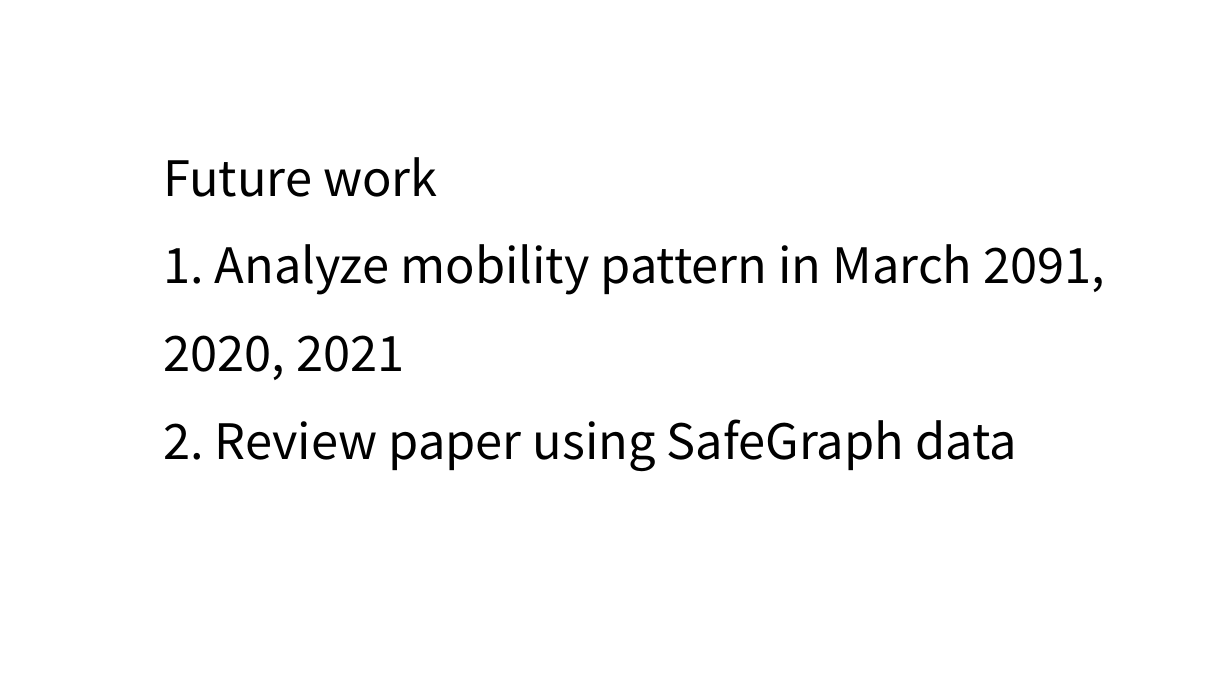
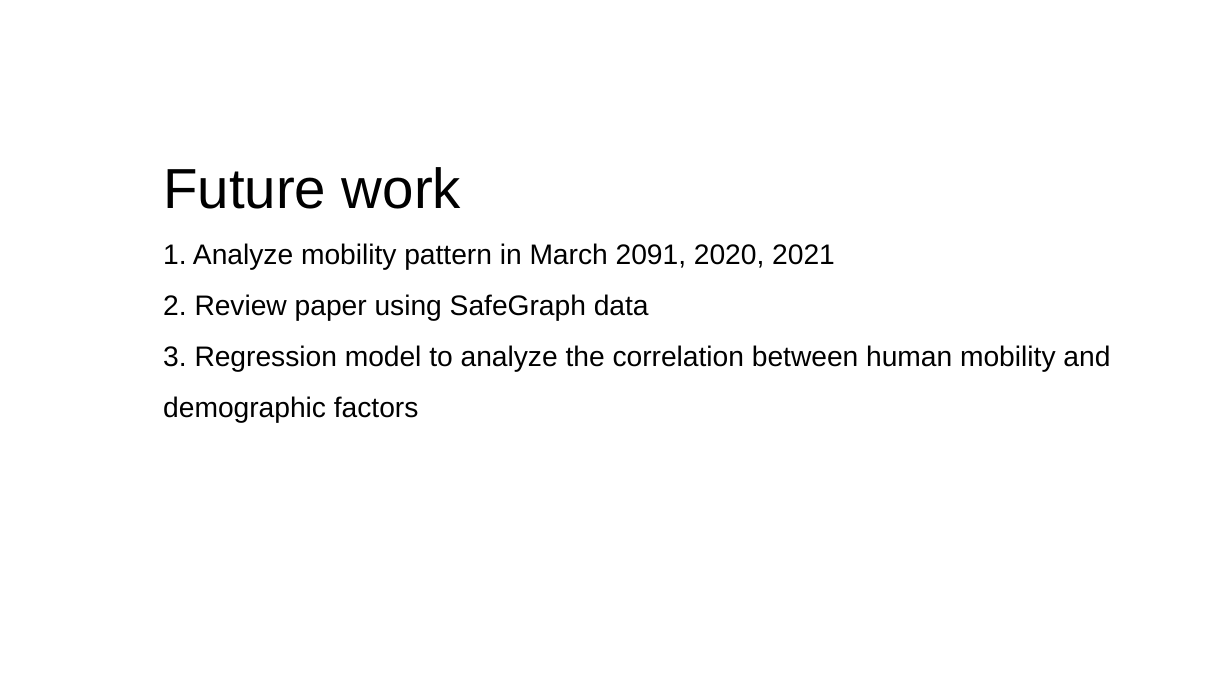
Before and after one commit to Xiaoyi-Wu0711/mobility_covid-19, a slide deck: slide 12 of doc/mid_term.pptx. Drawn at 1232x693 pixels with LibreOffice and Linux fonts; fonts in the diff are those of the drawing. Boxes give left, top, right and bottom in pixels: in the first picture for what was removed or moved away, otherwise in the second. Text is boxed around its words. In the diff, an @@ line names an element or a change of style, - is before the commit and + after.

```diff
--- a/doc/mid_term.pptx
+++ b/doc/mid_term.pptx
@@ title at (163,167,1110,423): text changed; size 38 to 22 pt; font Noto Sans CJK SC to Arial @@
-Future work
-1. Analyze mobility pattern in March 2091, 2020, 2021
-2. Review paper using SafeGraph data
+Future work
+1. Analyze mobility pattern in March 2091, 2020, 2021
+2. Review paper using SafeGraph data
+3. Regression model to analyze the correlation between human mobility and demographic factors
```
Also in this commit, not shown: 11 other slides changed.
